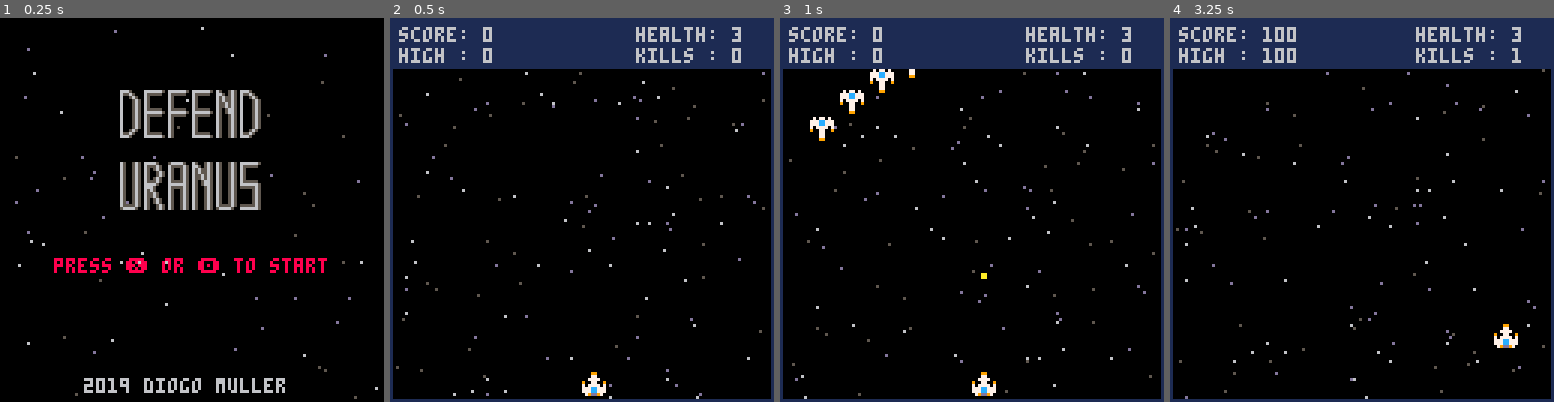
Above: before the commit, frames 1-4 (left to right).
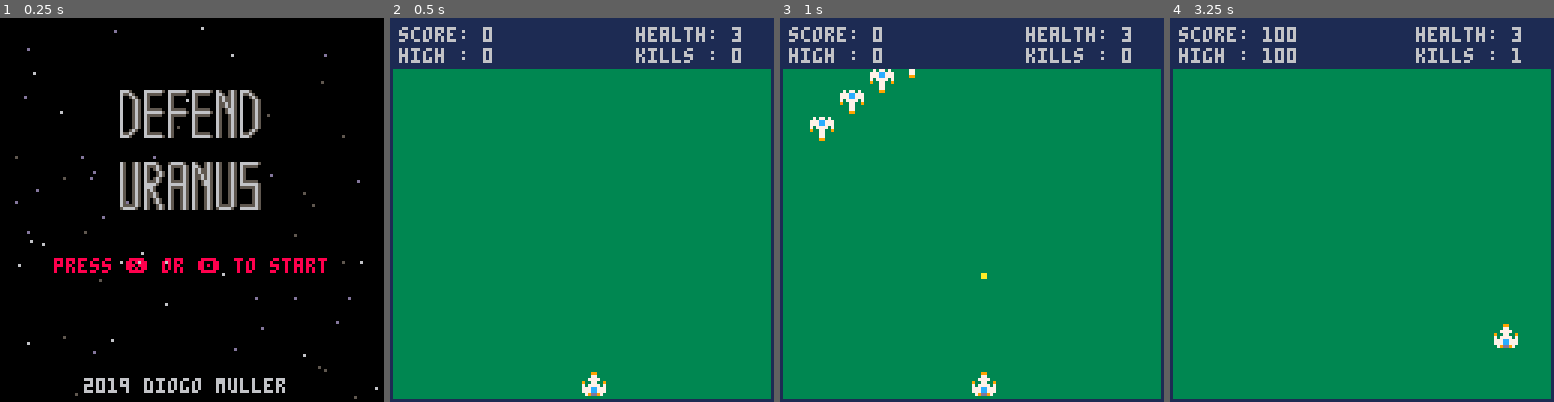
Above: after the commit, the same moments.

Repository: DioMuller/pico-8
Game: PICO-8 cartridge spaceship.p8
Same seed, same stepped clock (60 frames per second), same inputs: the game is played once before the commit and once after it.
Inputs:
- Up to frame 1 (0.25 s): no input
- Up to frame 2 (0.5 s): tap X (X key) at 0.33 s
- Up to frame 3 (1 s): tap O (Z key) at 0.7 s
- Up to frame 4 (3.25 s): tap X (X key) at 1.07, 1.85, 2.97 s; hold Right 1.6-2.1 s; tap O (Z key) every 0.4 s from 1.7 to 2.9 s; hold Up 2.15-2.42 s; hold Right 2.47-3.03 s; hold Left from 3.08 s (still down)

Frame 1 is identical in both runs. In frame 2, 84% of the frame differs, in the area x 0-100%, y 13-100%; in frame 3, 84%; in frame 4, 84%.

Commit message:
Added extra levels, changed enemies.

Diff:
--- a/spaceship.p8
+++ b/spaceship.p8
@@ -14,10 +14,10 @@
 -- music
 -------------------
 -- 0 = title
--- 5 = level 1
+-- 5 = level 2
 -- 8 = game over
 -- 9 = victory
--- 10 = level 2
+-- 10 = level 1
 -- 13 = level 3
 
 -------------------
@@ -72,11 +72,51 @@
 			{enemy_type=4,count=1,creation_pos=function(count) return 4, -30 end},
 			{enemy_type=5,count=1,creation_pos=function(count) return 4, -30 end}
 		},
+		background = 3,
+		init=function()
+			-- nothing else to do
+		end
+	},
+	{
+		level = 2,
+		bgm = 5,
+		waves =
+		{
+			{enemy_type=11,count=6,creation_pos=function(count) return count*10, (6-count)*(6-count) - 30 end},
+			{enemy_type=12,count=6,creation_pos=function(count) return count*10, -(6-count)*(6-count) - 30 end},
+			{enemy_type=11,count=6,creation_pos=function(count) return count*10, (6-count)*(6-count) - 30 end},
+			{enemy_type=13,count=5,creation_pos=function(count) return count*10, -30 end},
+			{enemy_type=14,count=1,creation_pos=function(count) return 4, -30 end},
+			{enemy_type=13,count=5,creation_pos=function(count) return count*10, -30 end},
+			{enemy_type=12,count=6,creation_pos=function(count) return count*10, -(6-count)*(6-count) - 30 end},
+			{enemy_type=14,count=1,creation_pos=function(count) return 4, -30 end},
+			{enemy_type=15,count=1,creation_pos=function(count) return 4, -30 end}
+		},
 		background = 0,
 		init=function()
 			create_stars(128)
 		end
-	}
+	},
+	{
+		level = 3,
+		bgm = 13,
+		waves =
+		{
+			{enemy_type=6,count=6,creation_pos=function(count) return count*10, (6-count)*(6-count) - 30 end},
+			{enemy_type=7,count=6,creation_pos=function(count) return count*10, -(6-count)*(6-count) - 30 end},
+			{enemy_type=6,count=6,creation_pos=function(count) return count*10, (6-count)*(6-count) - 30 end},
+			{enemy_type=8,count=5,creation_pos=function(count) return count*10, -30 end},
+			{enemy_type=9,count=1,creation_pos=function(count) return 4, -30 end},
+			{enemy_type=8,count=5,creation_pos=function(count) return count*10, -30 end},
+			{enemy_type=7,count=6,creation_pos=function(count) return count*10, -(6-count)*(6-count) - 30 end},
+			{enemy_type=8,count=1,creation_pos=function(count) return 4, -30 end},
+			{enemy_type=10,count=1,creation_pos=function(count) return 4, -30 end}
+		},
+		background = 0,
+		init=function()
+			create_stars(128)
+		end
+	},
 }
 
 local enemy_types =
@@ -86,19 +126,19 @@
 	{id=2,sprite=17,speed=2,behavior=2,score=200,min_delay=32,delay_range=64,hp=1, size_x=1, size_y=1}, -- sniper
 	{id=3,sprite=18,speed=1,behavior=3,score=300,min_delay=64,delay_range=0,hp=1, size_x=1, size_y=1},   -- dancer
 	{id=4,sprite=19,speed=2,behavior=4,score=1000,min_delay=16,delay_range=0,hp=3, size_x=1, size_y=1}, -- great dancer
-	{id=5,sprite=8,speed=1,behavior=4,score=10000,min_delay=8,delay_range=0,hp=10, size_x=2, size_y=2}, -- the flying fortress
-	-- uranian blorps enemies
-	{id=6,sprite=20,speed=3,behavior=2,score=500,min_delay=32,delay_range=32,hp=2, size_x=1, size_y=1}, -- katarro
-	{id=7,sprite=21,speed=3,behavior=3,score=600,min_delay=32,delay_range=64,hp=2, size_x=1, size_y=1}, -- kuspo
-	{id=8,sprite=22,speed=3,behavior=4,score=700,min_delay=64,delay_range=0,hp=2, size_x=1, size_y=1},   -- boomba
-	{id=9,sprite=23,speed=5,behavior=1,score=2000,min_delay=16,delay_range=0,hp=5, size_x=1, size_y=1}, -- korre
-	{id=10,sprite=10,speed=1,behavior=4,score=20000,min_delay=8,delay_range=0,hp=10, size_x=2, size_y=2}, -- the mother
+	{id=5,sprite=8,speed=1,behavior=4,score=10000,min_delay=8,delay_range=0,hp=10, size_x=2, size_y=2}, -- boss: the flying fortress
+	-- empire enemies
+	{id=6,sprite=36,speed=3,behavior=2,score=500,min_delay=32,delay_range=32,hp=2, size_x=1, size_y=1}, -- attacker
+	{id=7,sprite=37,speed=3,behavior=3,score=600,min_delay=32,delay_range=64,hp=2, size_x=1, size_y=1}, -- survey drone
+	{id=8,sprite=38,speed=3,behavior=4,score=700,min_delay=64,delay_range=0,hp=2, size_x=1, size_y=1},   -- rushing bot
+	{id=9,sprite=39,speed=5,behavior=1,score=2000,min_delay=16,delay_range=0,hp=5, size_x=1, size_y=1}, -- obliterator
+	{id=10,sprite=42,speed=1,behavior=4,score=20000,min_delay=8,delay_range=0,hp=10, size_x=2, size_y=2}, -- boss: annihilation station
 	-- space pirate enemies
 	{id=11,sprite=32,speed=3,behavior=1,score=700,min_delay=32,delay_range=32,hp=2, size_x=1, size_y=1}, -- rusher
 	{id=12,sprite=33,speed=3,behavior=2,score=800,min_delay=32,delay_range=64,hp=1, size_x=1, size_y=1}, -- shooter
 	{id=13,sprite=34,speed=3,behavior=3,score=900,min_delay=64,delay_range=0,hp=1, size_x=1, size_y=1},   -- berzerker
 	{id=14,sprite=35,speed=5,behavior=4,score=3000,min_delay=16,delay_range=0,hp=3, size_x=1, size_y=1}, -- ballerino
-	{id=15,sprite=40,speed=3,behavior=4,score=30000,min_delay=8,delay_range=16,hp=15, size_x=2, size_y=2} -- the corsair
+	{id=15,sprite=40,speed=3,behavior=4,score=30000,min_delay=8,delay_range=16,hp=15, size_x=2, size_y=2} -- boss: the corsair
 }
 
 local enemy_behaviors =
